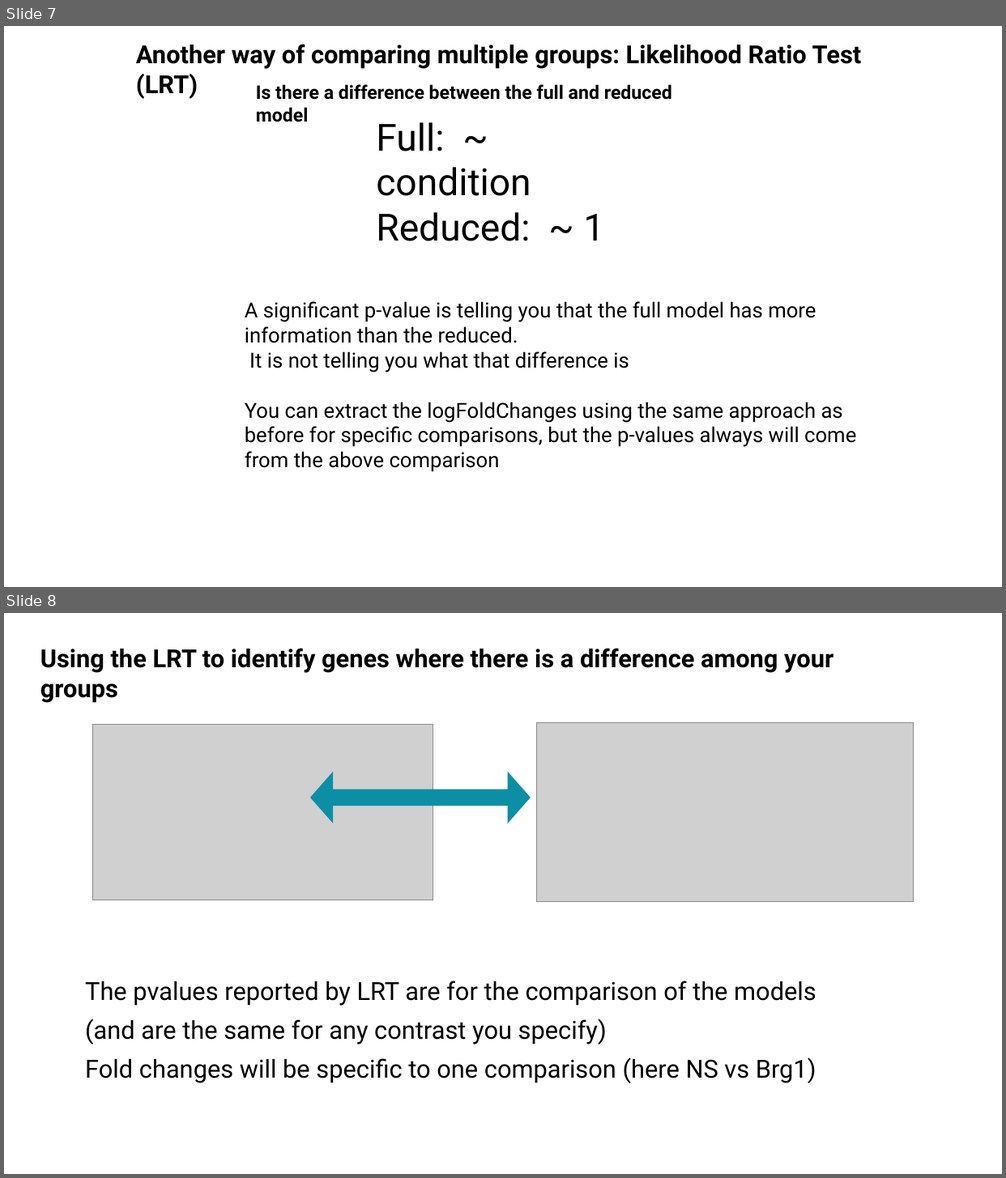
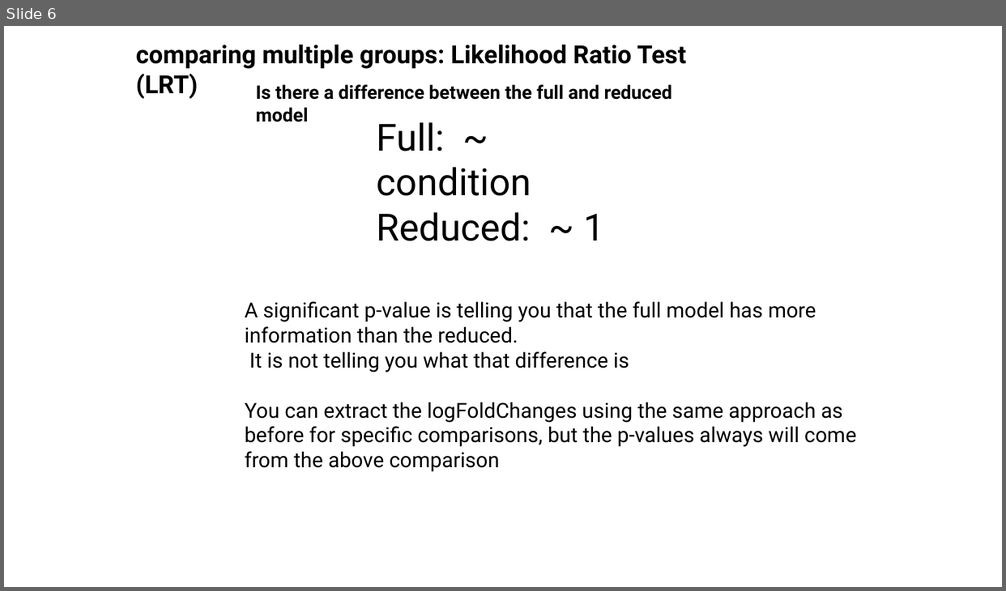
Before and after one commit to jraab/GNET749_RNAseq, a slide deck: lectures/2024_GNET_Class6_Viz_ExpDesign.pptx. Shown one above the other, each under a label of ours: slides 7 and 8 before the commit, slide 6 after it. The pictures are 1006x1178 and 1006x591 pixels, drawn with LibreOffice and Linux fonts; fonts in the diff are those of the drawing; grey boxes stand for pictures. Boxes give left, top, right and bottom in pixels: in the first picture for what was removed or moved away, otherwise in the second. Text is boxed around its words. In the diff, an @@ line names an element or a change of style, - is before the commit and + after.

```diff
--- a/lectures/2024_GNET_Class6_Viz_ExpDesign.pptx
+++ b/lectures/2024_GNET_Class6_Viz_ExpDesign.pptx
@@ slide 8 removed at [4,613,1002,1174], background #FFFFFF @@
@@ text removed at [40,648,833,703] @@
-Using the LRT to identify genes where there is a difference among your groups
@@ picture removed at [92,725,432,901] @@
@@ picture removed at [536,723,914,902] @@
@@ left right arrow removed at [310,772,530,824] @@
@@ text removed at [85,981,816,1084] @@
-The pvalues reported by LRT are for the comparison of the models (and are the same for any contrast you specify)
-Fold changes will be specific to one comparison (here NS vs Brg1)
@@ what was slide 7 is now slide 6 @@
@@ slide 6 changed as well @@
@@ text at [136,45,687,99]: text changed @@
-Another way of comparing multiple groups: Likelihood Ratio Test (LRT)
+comparing multiple groups: Likelihood Ratio Test (LRT)
```
Also in this commit, not shown: 14 other slides changed, 9 slides added, 4 other slides removed, 16 other files.
